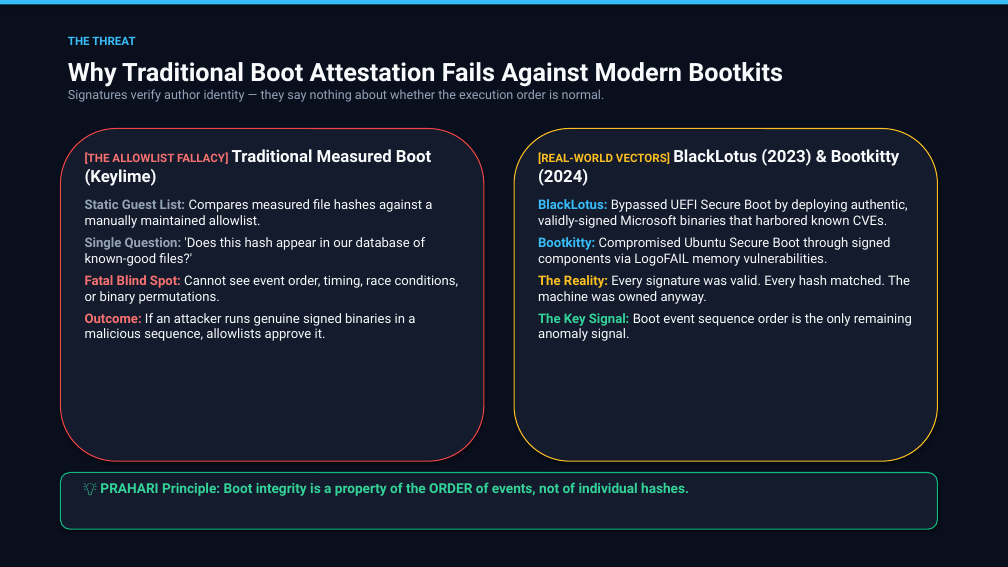
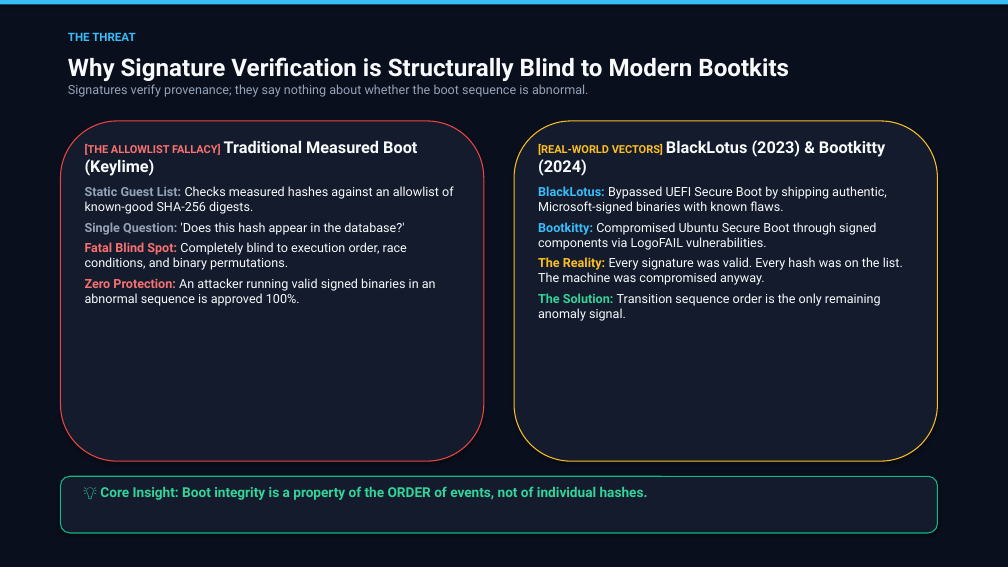
Before and after one commit to basithladdu/prahari, a slide deck: slide 2 of docs/PRAHARI.pptx. Drawn at 1008x567 pixels with LibreOffice and Linux fonts; fonts in the diff are those of the drawing. Boxes give left, top, right and bottom in pixels: in the first picture for what was removed or moved away, otherwise in the second. Text is boxed around its words. In the diff, an @@ line names an element or a change of style, - is before the commit and + after.

```diff
--- a/docs/PRAHARI.pptx
+++ b/docs/PRAHARI.pptx
@@ text "THE THREAT": place and size @@
-text "THE THREAT" at bbox=[68, 36, 136, 45]
+text "THE THREAT" at bbox=[68, 32, 136, 41]
@@ text at bbox=[68, 57, 789, 97]: text changed @@
-Why Traditional Boot Attestation Fails Against Modern Bootkits
-Signatures verify author identity — they say nothing about whether the execution order is normal.
+Why Signature Verification is Structurally Blind to Modern Bootkits
+Signatures verify provenance; they say nothing about whether the boot sequence is abnormal.
@@ rounded rectangle: place and size @@
-rounded rectangle at bbox=[60, 129, 484, 461]
+rounded rectangle at bbox=[60, 121, 484, 461]
@@ text "[THE ALLOWLIST FALLACY] Traditional Measured ...": place and size @@
-text "[THE ALLOWLIST FALLACY] Traditional Measured ..." at bbox=[85, 149, 459, 341]
+text "[THE ALLOWLIST FALLACY] Traditional Measured ..." at bbox=[85, 140, 454, 306]
@@ text at bbox=[85, 140, 417, 155]: size 11 to 10.5 pt in "[THE ALLOWLIST FALLACY]"; size 16 to 15.5 pt in "Traditional Measured Boot (Keylime)"; less space between paragraphs @@
@@ rounded rectangle: place and size @@
-rounded rectangle at bbox=[514, 129, 938, 461]
+rounded rectangle at bbox=[514, 121, 938, 461]
@@ text "[REAL-WORLD VECTORS] BlackLotus (2023) & ...": place and size @@
-text "[REAL-WORLD VECTORS] BlackLotus (2023) & ..." at bbox=[538, 149, 912, 341]
+text "[REAL-WORLD VECTORS] BlackLotus (2023) & ..." at bbox=[538, 140, 903, 321]
@@ text at bbox=[538, 140, 885, 157]: size 11 to 10.5 pt in "[REAL-WORLD VECTORS]"; size 16 to 15.5 pt in "BlackLotus (2023) & Bootkitty (2024)"; less space between paragraphs @@
@@ text at bbox=[85, 186, 454, 306]: text changed; size 12.5 to 12 pt @@
-Static Guest List: Compares measured file hashes against a manually maintained allowlist.
-Single Question: 'Does this hash appear in our database of known-good files?'
-Fatal Blind Spot: Cannot see event order, timing, race conditions, or binary permutations.
-Outcome: If an attacker runs genuine signed binaries in a malicious sequence, allowlists approve it.
+Static Guest List: Checks measured hashes against an allowlist of known-good SHA-256 digests.
+Single Question: 'Does this hash appear in the database?'
+Fatal Blind Spot: Completely blind to execution order, race conditions, and binary permutations.
+Zero Protection: An attacker running valid signed binaries in an abnormal sequence is approved 100%.
@@ text at bbox=[538, 186, 903, 321]: text changed; size 12.5 to 12 pt @@
-BlackLotus: Bypassed UEFI Secure Boot by deploying authentic, validly-signed Microsoft binaries that harbored known CVEs.
-Bootkitty: Compromised Ubuntu Secure Boot through signed components via LogoFAIL memory vulnerabilities.
-The Reality: Every signature was valid. Every hash matched. The machine was owned anyway.
-The Key Signal: Boot event sequence order is the only remaining anomaly signal.
+BlackLotus: Bypassed UEFI Secure Boot by shipping authentic, Microsoft-signed binaries with known flaws.
+Bootkitty: Compromised Ubuntu Secure Boot through signed components via LogoFAIL vulnerabilities.
+The Reality: Every signature was valid. Every hash was on the list. The machine was compromised anyway.
+The Solution: Transition sequence order is the only remaining anomaly signal.
@@ rounded rectangle: place and size @@
-rounded rectangle at bbox=[60, 473, 938, 529]
+rounded rectangle at bbox=[60, 476, 938, 533]
@@ text at bbox=[100, 486, 648, 500]: text changed @@
-💡 PRAHARI Principle: Boot integrity is a property of the ORDER of events, not of individual hashes.
+💡 Core Insight: Boot integrity is a property of the ORDER of events, not of individual hashes.
```
Also in this commit, not shown: 6 other slides changed.
